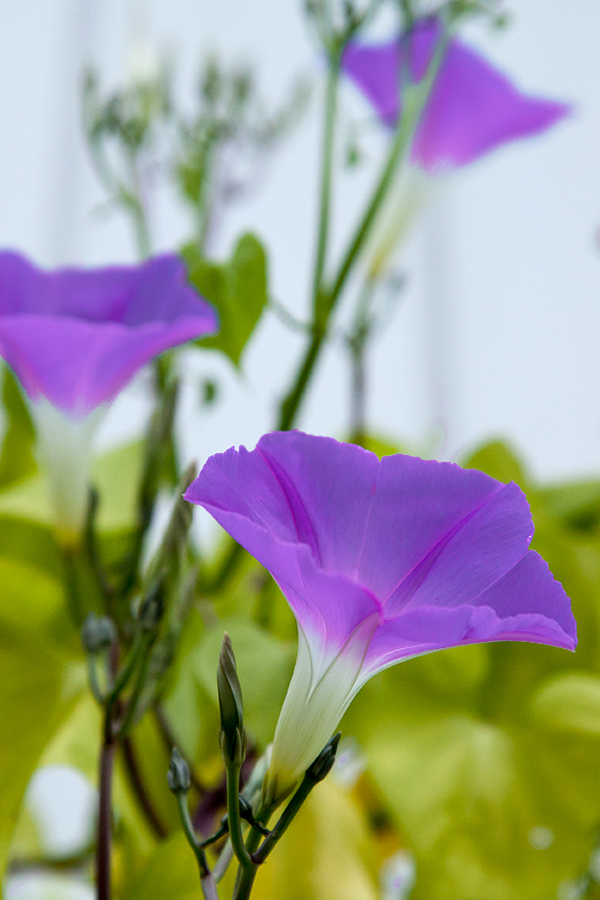
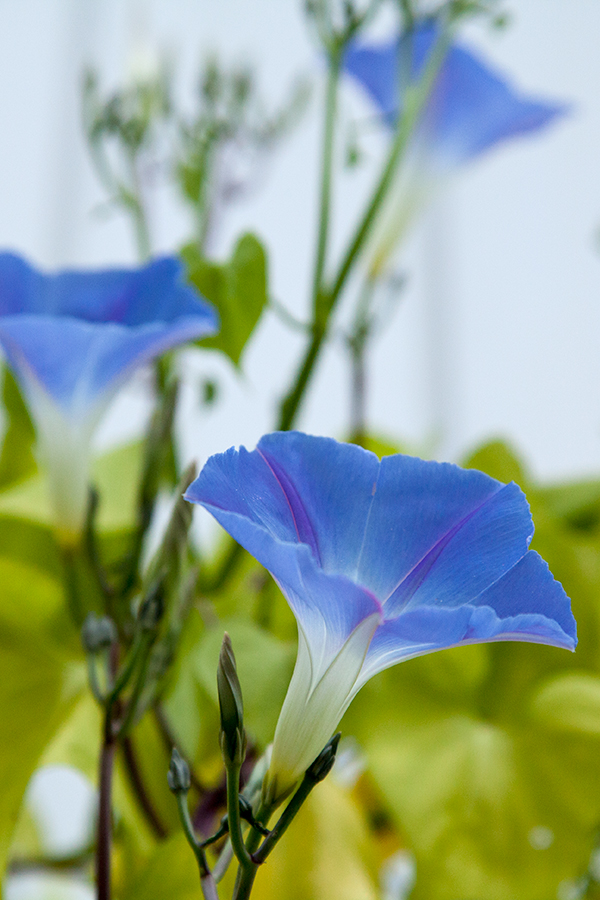
The second 600 × 900 image is a revision of the first. Changes to its layers:
pixels changed over [0, 0, 600, 900] (layer not identified)